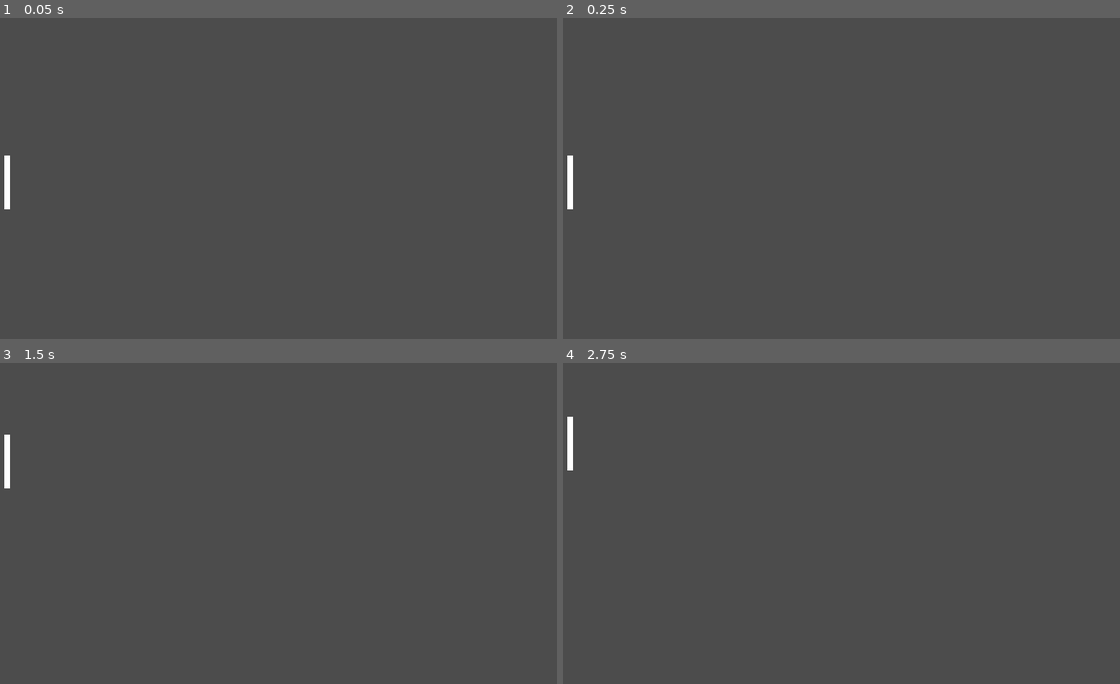
Above: before the commit, frames 1-4 (two rows, left to right).
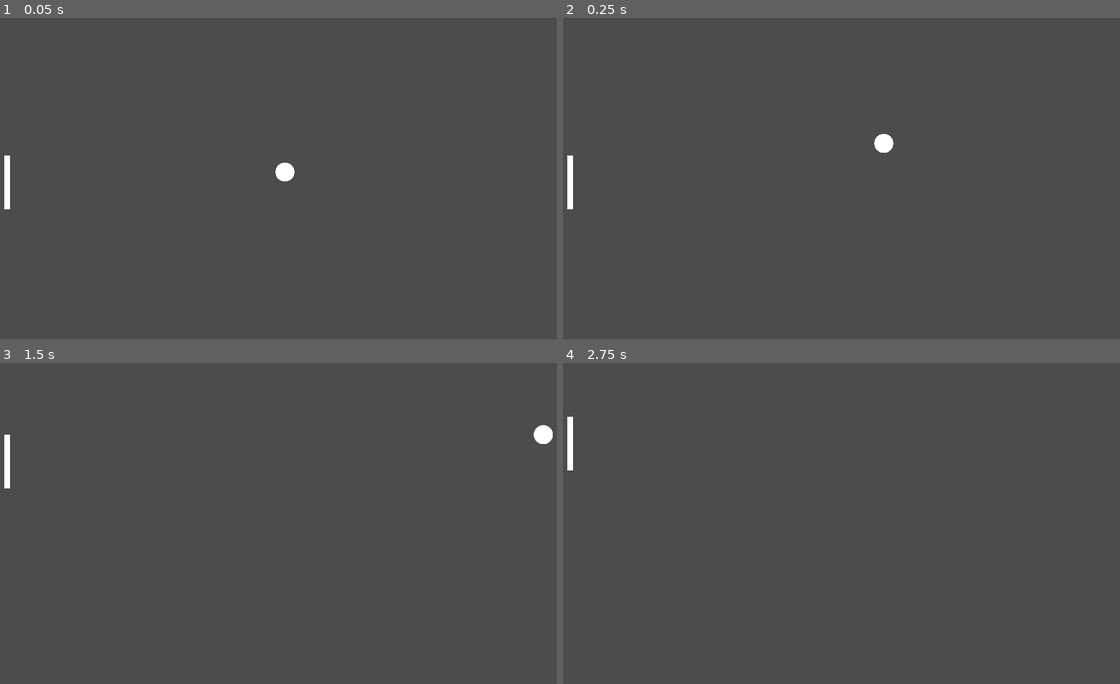
Above: after the commit, the same moments.

Repository: ralerv/platzi-pong
Game: Godot game, scene res://Level.tscn
The game is run twice, just before and just after one commit, with the same random seed, the same clock (stepped at 60 frames per second) and the same inputs.
Inputs:
- Up to frame 1 (0.05 s): no input
- Up to frame 2 (0.25 s): no input
- Up to frame 3 (1.5 s): hold Up (ui_up) 0.53-1.28 s; hold Down (ui_down) from 1.28 s (still down)
- Up to frame 4 (2.75 s): release Down (ui_down) at 2.03 s; hold Up (ui_up) from 2.03 s (still down)

The runs differ from the first frame. In frame 1, 0.2% of the frame differs, in the area x 49-53%, y 45-51%; in frame 2, 0.2%; in frame 3, 0.2%, in the area x 95-100%, y 19-26%; in frame 4, nothing differs.

Commit message:
add ball and movement, fix map inferior limit

Diff:
--- /dev/null
+++ b/Ball.gd
@@ -0,0 +1,19 @@
+extends KinematicBody2D
+
+var speed = 0
+var direction = Vector2.ZERO
+var is_moving = false
+
+func _ready():
+	randomize()
+	speed = 600
+	direction.x = [-1 ,1][randi()%2]
+	direction.y = [-0.8 ,0.8][randi()%2]
+	is_moving = true
+
+func _physics_process(delta):
+	if is_moving:
+		var collide = move_and_collide(direction * speed * delta)
+
+		if collide:
+			direction = direction.bounce(collide.normal)
--- /dev/null
+++ b/Ball.tscn
@@ -0,0 +1,16 @@
+[gd_scene load_steps=4 format=2]
+
+[ext_resource path="res://Ball.gd" type="Script" id=1]
+[ext_resource path="res://ball xd.png" type="Texture" id=2]
+
+[sub_resource type="CircleShape2D" id=1]
+radius = 32.0
+
+[node name="Ball" type="KinematicBody2D"]
+script = ExtResource( 1 )
+
+[node name="Sprite" type="Sprite" parent="."]
+texture = ExtResource( 2 )
+
+[node name="CollisionShape2D" type="CollisionShape2D" parent="."]
+shape = SubResource( 1 )
--- a/Level.tscn
+++ b/Level.tscn
@@ -1,6 +1,7 @@
-[gd_scene load_steps=4 format=2]
+[gd_scene load_steps=5 format=2]
 
 [ext_resource path="res://Player.tscn" type="PackedScene" id=1]
+[ext_resource path="res://Ball.tscn" type="PackedScene" id=2]
 
 [sub_resource type="RectangleShape2D" id=1]
 extents = Vector2( 960, 10 )
@@ -17,10 +18,9 @@
 shape = SubResource( 1 )
 
 [node name="Pared inferior" type="StaticBody2D" parent="."]
-position = Vector2( 0, 1100 )
 
 [node name="CollisionShape2D" type="CollisionShape2D" parent="Pared inferior"]
-position = Vector2( 960, -10 )
+position = Vector2( 960, 1090 )
 shape = SubResource( 1 )
 
 [node name="Arco Enemie" type="Area2D" parent="."]
@@ -38,3 +38,6 @@
 
 [node name="Player" parent="." instance=ExtResource( 1 )]
 position = Vector2( 50, 460 )
+
+[node name="Ball" parent="." instance=ExtResource( 2 )]
+position = Vector2( 960, 540 )
--- a/project.godot
+++ b/project.godot
@@ -7,16 +7,6 @@
 ;   param=value ; assign values to parameters
 
 config_version=4
-
-_global_script_classes=[ {
-"base": "EditorVCSInterface",
-"class": "GitAPI",
-"language": "NativeScript",
-"path": "res://addons/godot-git-plugin/git_api.gdns"
-} ]
-_global_script_class_icons={
-"GitAPI": ""
-}
 
 [application]
 
Binary file added: ball xd.png
Not shown, added: ball xd.png.import
